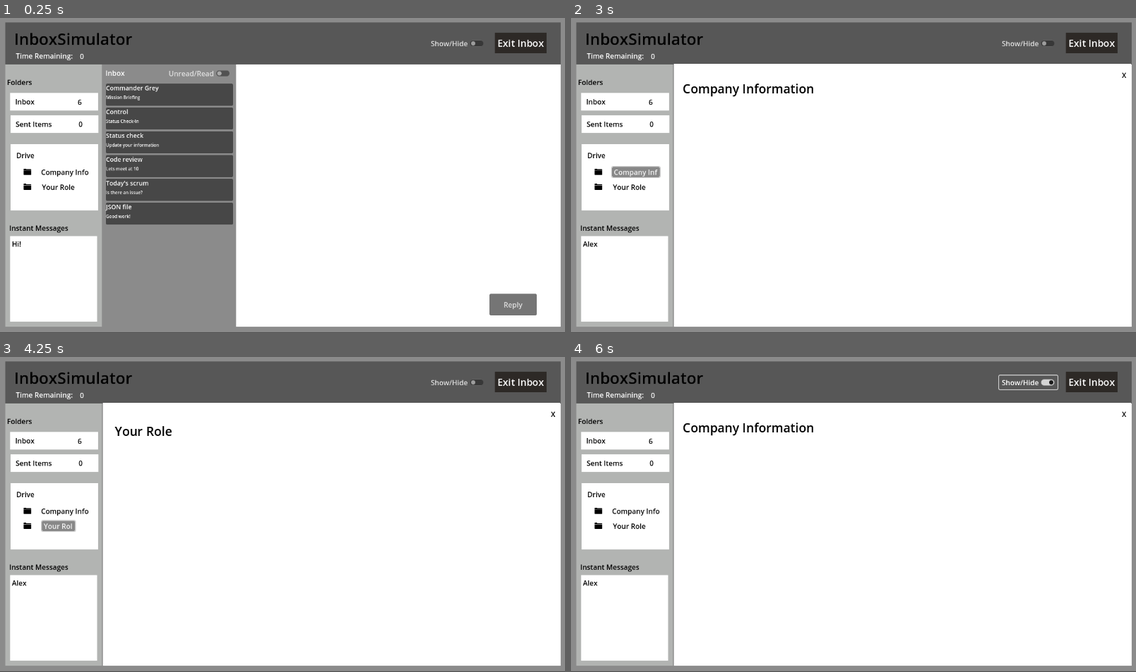
Above: before the commit, frames 1-4 (two rows, left to right).
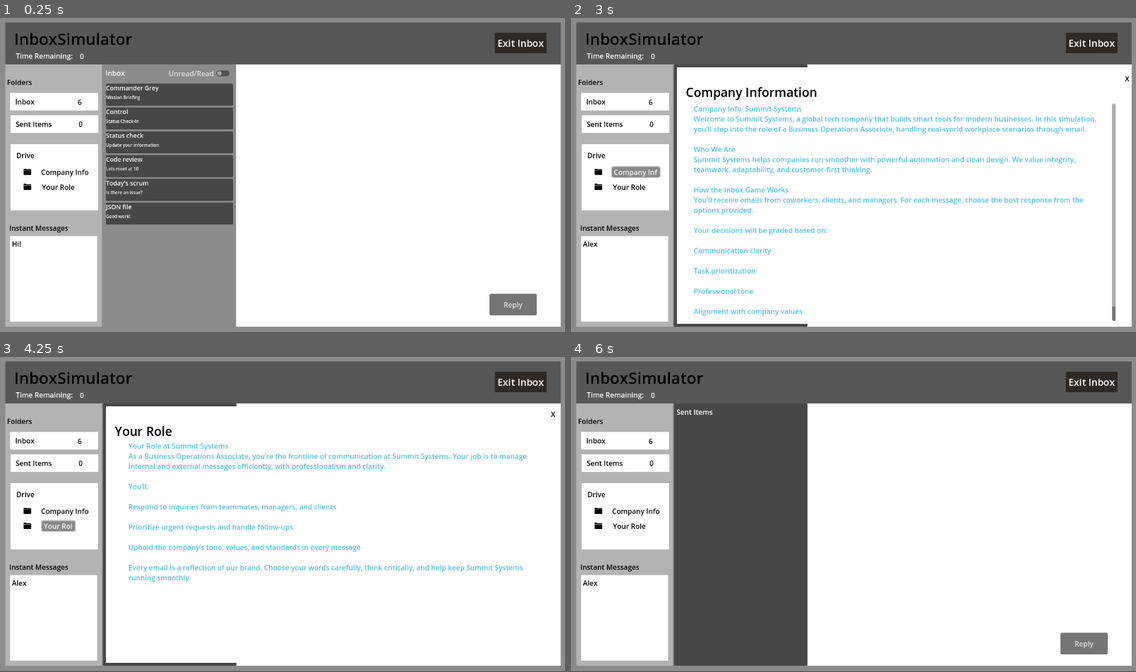
Above: after the commit, the same moments.

Repository: NMurphyGSU/InboxSimulator
Game: Godot game, scene res://inbox.tscn
Same seed, same stepped clock (60 frames per second), same inputs: the game is played once before the commit and once after it. This scene is started directly instead of the project's main scene.
Inputs (mouse positions are in pixels of both pictures, inside the frame that each line leads up to):
- Up to frame 1 (0.25 s): no input
- Up to frame 2 (3 s): click (621, 279) at 0.52 s; type "Alex" at 0.6 s; click "Inbox" at 1.25 s; click "Sent Items" at 2 s; click "Company Info" at 2.75 s
- Up to frame 3 (4.25 s): click "Your Role" at 3.5 s
- Up to frame 4 (6 s): click "Reply" at 4.25 s; click "X" at 5 s; click (1028, 382) at 5.75 s, where only the run before the commit has a clickable "Show/Hide"

The runs differ from the first frame. In frame 1, less than 0.1% of the frame differs, in the area x 76-86%, y 7-9%; in frame 2, 6.1%; in frame 3, 4.1%; in frame 4, 21%, in the area x 18-100%, y 5-98%.

Commit message:
Saving my work to pull game packet from Murphy. Added in dummy info for testing functionality including dummy emails, company info, and your role. Got interface switching finished. 3.5 hours so far.

Diff:
--- a/inbox-simulator/InboxScene.gd
+++ b/inbox-simulator/InboxScene.gd
@@ -1,8 +1,12 @@
 extends Node2D
 
 var json_path = "res://emails.json"
+var companyinfo_path = "res://companyinf.json"
+var yourrole_path = "res://yourrole.json"
 var emails: Array = []
 var current_email = null
+var companyinfo = ""
+var role = ""
 
 func _ready():
 	$Read_Messages.visible = false
@@ -23,11 +27,40 @@
 	populate_unread_emails()
 	update_email_counters()
 
+	var info = FileAccess.open(companyinfo_path, FileAccess.READ)
+	assert(info.file_exists(companyinfo_path), "File path does not exist")
+
+	companyinfo = info.get_as_text()
+	populate_company_info()
+
+	var yourrole = FileAccess.open(yourrole_path, FileAccess.READ)
+	assert(yourrole.file_exists(yourrole_path), "File path does not exist")
+
+	role = yourrole.get_as_text()
+	populate_yourrole()
 
 func _process(delta: float) -> void:
 	pass
 
-func populate_unread_emails():
+func populate_company_info():
+	var label = $Company_Info/Company_Info_Message
+	label.clear()
+
+	if companyinfo:
+		label.append_text("[color=#4EC1E0]%s[/color]" % companyinfo)
+	else:
+		label.append_text("[i][color=gray]No company info available.[/color][/i]")
+
+func populate_yourrole():
+	var label = $Your_Role/Your_Role_Message
+	label.clear()
+
+	if role:
+		label.append_text("[color=#4EC1E0]%s[/color]" % role)
+	else:
+		label.append_text("[i][color=gray]No company info available.[/color][/i]")
+
+func populate_unread_emails(): #the initial population of the emails into the game
 	for email in emails:
 		if email.read == false:
 			var email_container = VBoxContainer.new()
@@ -52,7 +85,7 @@
 
 			$Unread_Messages/Unread_Vbox.add_child(panel)
 
-func _on_email_selected(email_data):
+func _on_email_selected(email_data): #when an email is selected
 	current_email = email_data
 	var full_text = "[color=black][b]From:[/b] %s\n[b]Subject:[/b] %s\n\n%s[/color]" % [
 		email_data.sender,
@@ -67,7 +100,7 @@
 		var sender_margin = MarginContainer.new()
 		sender_margin.add_theme_constant_override("margin_left", 10)
 		var sender_label = Label.new()
-		sender_label.text = email_data.sender
+		sender_label.text = current_email.sender
 		sender_label.add_theme_font_size_override("font_size", 14)
 		sender_margin.add_child(sender_label)
 		email_container.add_child(sender_margin)
@@ -75,7 +108,7 @@
 		var subject_margin = MarginContainer.new()
 		subject_margin.add_theme_constant_override("margin_left", 10)
 		var subject_label = Label.new()
-		subject_label.text = email_data.subject
+		subject_label.text = current_email.subject
 		subject_label.add_theme_font_size_override("font_size", 10)
 		subject_margin.add_child(subject_label)
 		email_container.add_child(subject_margin)
@@ -100,11 +133,11 @@
 		email_data.read = true
 		update_email_counters()
 
-func _on_email_click(event: InputEvent, email_data):
+func _on_email_click(event: InputEvent, email_data): #when the user clicks the emails
 	if event is InputEventMouseButton and event.pressed:
 		_on_email_selected(email_data)
 
-func update_email_counters():
+func update_email_counters(): #handles the counters on the side panel
 	var inbox_count = 0
 	var sent_count = 0
 
@@ -119,7 +152,7 @@
 
 
 
-func _on_submit_button_pressed() -> void:
+func _on_submit_button_pressed() -> void: #handles what happens when the user answers the emails **probably put attribute info here**
 	$Response.visible = false
 	$Answer.visible = false
 
@@ -171,40 +204,46 @@
 		update_email_counters()
 
 
-func _on_exit_button_pressed() -> void:
+func _on_exit_button_pressed() -> void: #button to quit the game
 	get_tree().quit()
 
-func _on_read_unread_toggled(toggled_on: bool) -> void:
+func _on_read_unread_toggled(toggled_on: bool) -> void: #flips back and forth between read and unread
 	$Read_Messages.visible = toggled_on
 	$Unread_Messages.visible = not toggled_on
 
-func _on_reply_pressed() -> void:
+func _on_reply_pressed() -> void: #when the reply button is pressed
 	$Response.visible = true
 
-func _on_close_button_pressed() -> void:
+func _on_close_button_pressed() -> void: #when the close button is pressed
 	$Response.visible = false
 	$Answer.visible = false
 
-func _on_sent_items_button_pressed() -> void:
+func _on_sent_items_button_pressed() -> void: #sent items button pressed
 	$Sent_Items.visible = true
 	$Unread_Messages.visible = false
 	$Read_Messages.visible = false
 	$Read_Unread.visible = false
-
-func _on_inbox_button_pressed() -> void:
+	$Your_Role.visible = false
+	$Company_Info.visible = false
+
+func _on_inbox_button_pressed() -> void: #inbox button pressed
 	$Unread_Messages.visible = true
 	$Read_Messages.visible = false
 	$Read_Unread.visible  = true
 	$Sent_Items.visible = false
-
-func _on_company_info_button_pressed() -> void:
+	$Company_Info.visible = false
+	$Your_Role.visible = false
+
+func _on_company_info_button_pressed() -> void: #company info pressed
 	$Company_Info.visible = true
-
-func _on_x_button_pressed() -> void:
-	$Company_Info.visible = false
-
-func _on_x_button_2_pressed() -> void:
-	$Your_Role.visible = false
-
-func _on_your_role_button_pressed() -> void:
+	$Your_Role.visible = false
+
+func _on_x_button_pressed() -> void: #xbutton pressed
+	$Company_Info.visible = false
+
+func _on_x_button_2_pressed() -> void: #xbutton2 pressed
+	$Your_Role.visible = false
+
+func _on_your_role_button_pressed() -> void: #your role button pressed
 	$Your_Role.visible = true
+	$Company_Info.visible = false
--- /dev/null
+++ b/inbox-simulator/companyinf.json
@@ -0,0 +1,20 @@
+Company Info: Summit Systems
+Welcome to Summit Systems, a global tech company that builds smart tools for modern businesses. In this simulation, you’ll step into the role of a Business Operations Associate, handling real-world workplace scenarios through email.
+
+Who We Are
+Summit Systems helps companies run smoother with powerful automation and clean design. We value integrity, teamwork, adaptability, and customer-first thinking.
+
+How the Inbox Game Works
+You’ll receive emails from coworkers, clients, and managers. For each message, choose the best response from the options provided.
+
+Your decisions will be graded based on:
+
+Communication clarity
+
+Task prioritization
+
+Professional tone
+
+Alignment with company values
+
+Ready to tackle the inbox?
--- a/inbox-simulator/inbox.tscn
+++ b/inbox-simulator/inbox.tscn
@@ -111,6 +111,7 @@
 text = "0"
 
 [node name="Toggle" type="CheckButton" parent="Scene_Layout"]
+visible = false
 layout_mode = 0
 offset_left = 970.0
 offset_top = 47.0
@@ -404,6 +405,7 @@
 bbcode_enabled = true
 
 [node name="Response" type="Panel" parent="."]
+visible = false
 offset_left = 641.0
 offset_top = 205.0
 offset_right = 1186.0
@@ -512,6 +514,7 @@
 text = "Submit"
 
 [node name="Answer" type="Panel" parent="."]
+visible = false
 offset_left = 640.0
 offset_top = 244.0
 offset_right = 1185.0
@@ -628,6 +631,7 @@
 text = "X"
 
 [node name="Sent_Items" type="Panel" parent="."]
+visible = false
 offset_left = 233.0
 offset_top = 110.0
 offset_right = 536.0
@@ -649,10 +653,10 @@
 offset_bottom = 588.0
 
 [node name="Company_Info" type="ColorRect" parent="."]
-offset_left = 233.0
-offset_top = 109.0
-offset_right = 1269.0
-offset_bottom = 706.0
+offset_left = 240.0
+offset_top = 117.0
+offset_right = 1254.0
+offset_bottom = 699.0
 
 [node name="Company_Heading" type="Label" parent="Company_Info"]
 layout_mode = 0
@@ -676,13 +680,14 @@
 
 [node name="Company_Info_Message" type="RichTextLabel" parent="Company_Info"]
 layout_mode = 0
-offset_left = 77.0
-offset_top = 144.0
-offset_right = 981.0
-offset_bottom = 453.0
+offset_left = 38.0
+offset_top = 82.0
+offset_right = 994.0
+offset_bottom = 576.0
 text = "Placeholder"
 
 [node name="Your_Role" type="ColorRect" parent="."]
+visible = false
 offset_left = 240.0
 offset_top = 117.0
 offset_right = 1254.0
@@ -710,10 +715,10 @@
 
 [node name="Your_Role_Message" type="RichTextLabel" parent="Your_Role"]
 layout_mode = 0
-offset_left = 70.0
-offset_top = 147.0
-offset_right = 974.0
-offset_bottom = 456.0
+offset_left = 51.0
+offset_top = 78.0
+offset_right = 959.0
+offset_bottom = 563.0
 
 [connection signal="pressed" from="Exit_Button" to="." method="_on_exit_button_pressed"]
 [connection signal="pressed" from="Side_Panel/Inbox_Button" to="." method="_on_inbox_button_pressed"]
--- /dev/null
+++ b/inbox-simulator/yourrole.json
@@ -0,0 +1,12 @@
+Your Role at Summit Systems
+As a Business Operations Associate, you’re the frontline of communication at Summit Systems. Your job is to manage internal and external messages efficiently, with professionalism and clarity.
+
+You’ll:
+
+Respond to inquiries from teammates, managers, and clients
+
+Prioritize urgent requests and handle follow-ups
+
+Uphold the company’s tone, values, and standards in every message
+
+Every email is a reflection of our brand. Choose your words carefully, think critically, and help keep Summit Systems running smoothly.
